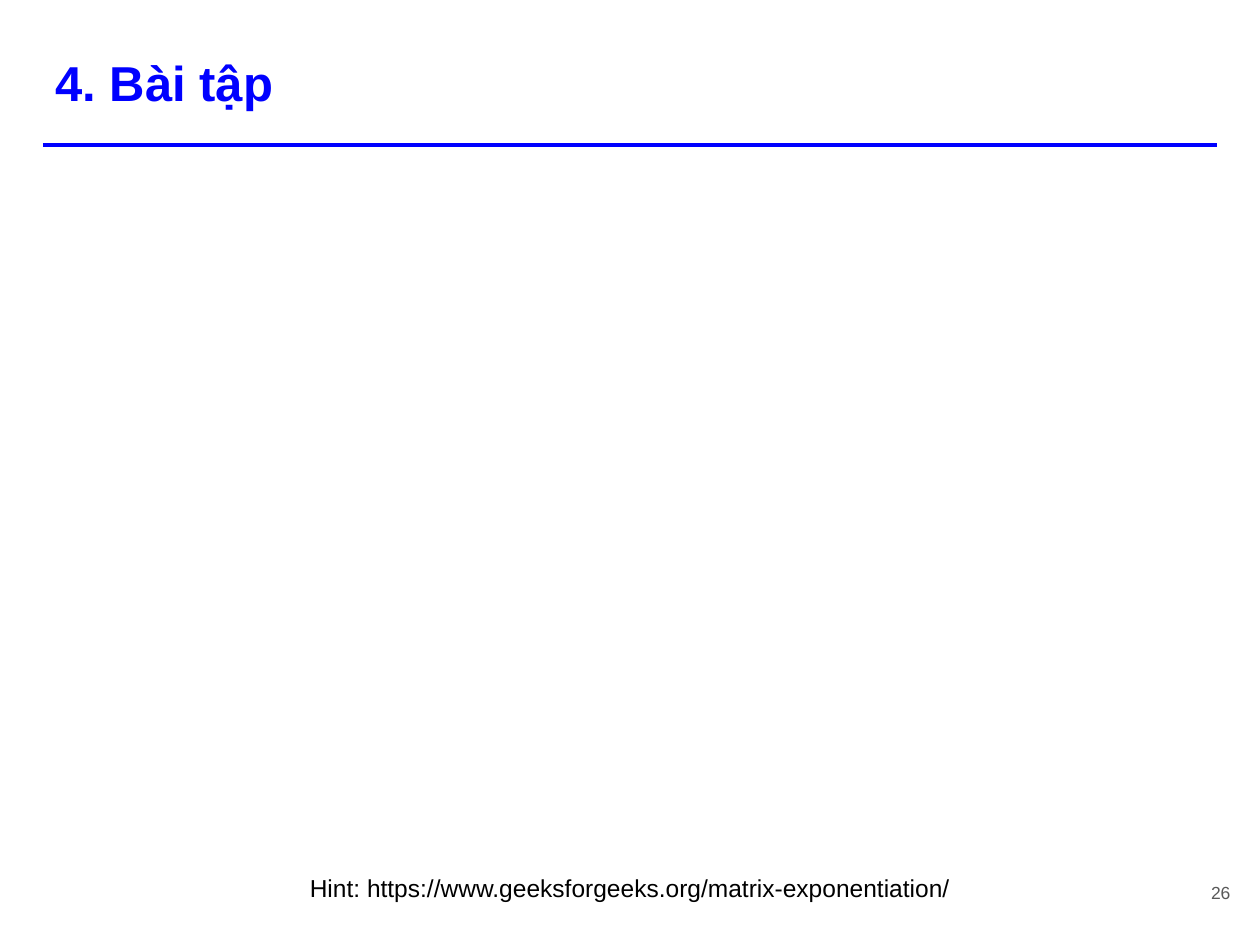
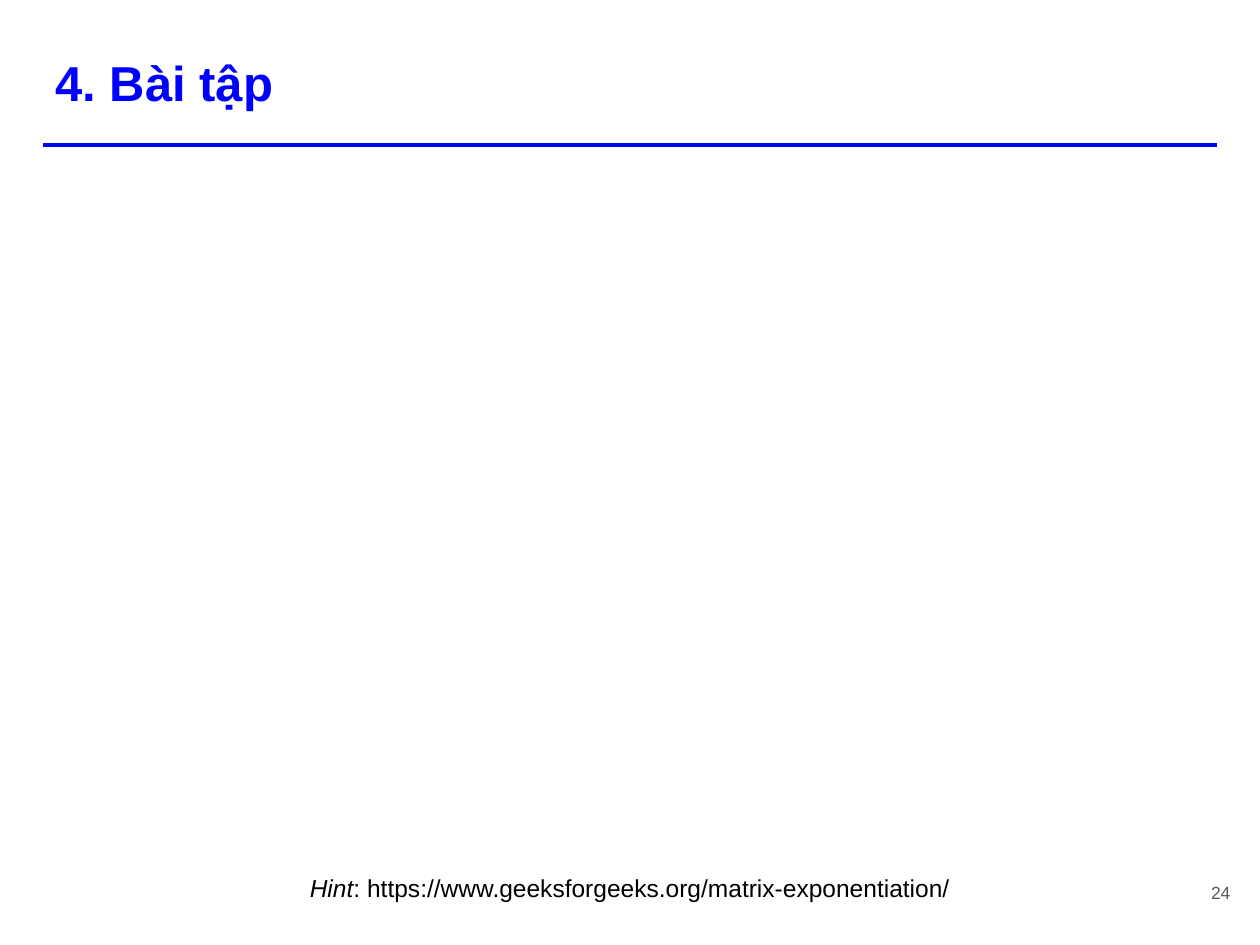
Before and after one commit to tiennvcs/CS112.L11.KHTN-DesignAnalysisAlgorithm, a slide deck: slide 24 of Seminar_DivideandConquer/[Seminar] Divide and Conquer.pptx (slide 26 before the commit). Drawn at 1260x945 pixels with LibreOffice and Linux fonts; fonts in the diff are those of the drawing; grey boxes stand for pictures. Boxes give left, top, right and bottom in pixels: in the first picture for what was removed or moved away, otherwise in the second. Text is boxed around its words. In the diff, an @@ line names an element or a change of style, - is before the commit and + after.

```diff
--- a/Seminar_DivideandConquer/[Seminar] Divide and Conquer.pptx
+++ b/Seminar_DivideandConquer/[Seminar] Divide and Conquer.pptx
@@ text "Hint: https://www.geeksforgeeks.org/matrix-exponentiation/" at [310, 879, 949, 902]: italic on in "Hint:" @@
@@ page number at [1211, 887, 1230, 899]: text changed @@
-26
+24
```
Also in this commit, not shown: 16 other slides changed, 1 slide added, 3 slides removed.
